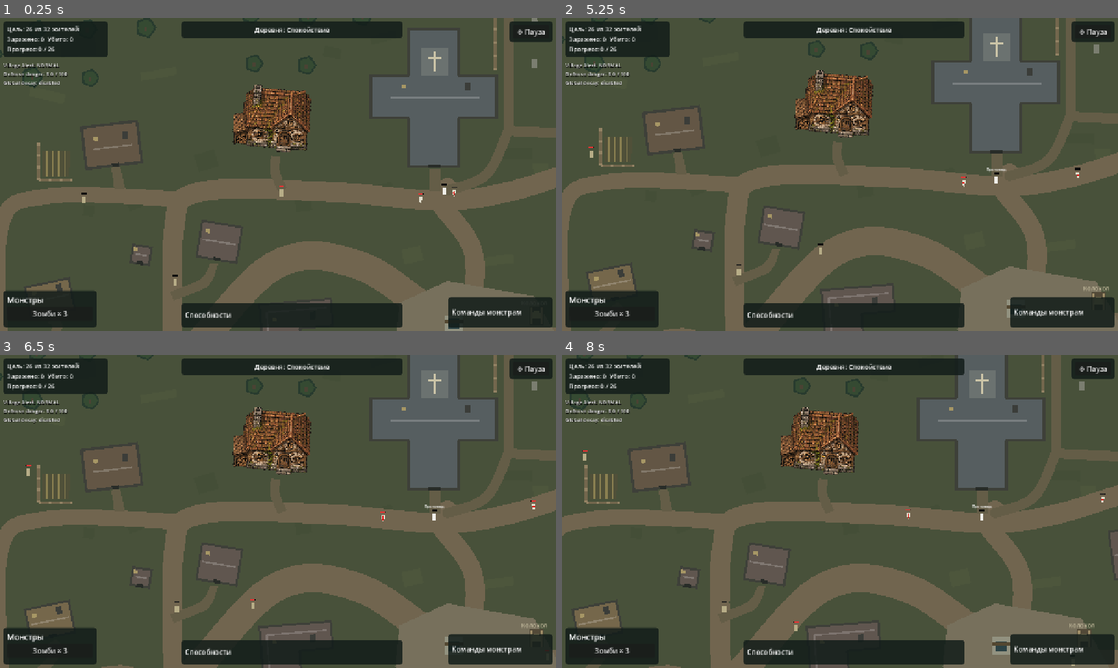
Above: before the commit, frames 1-4 (two rows, left to right).
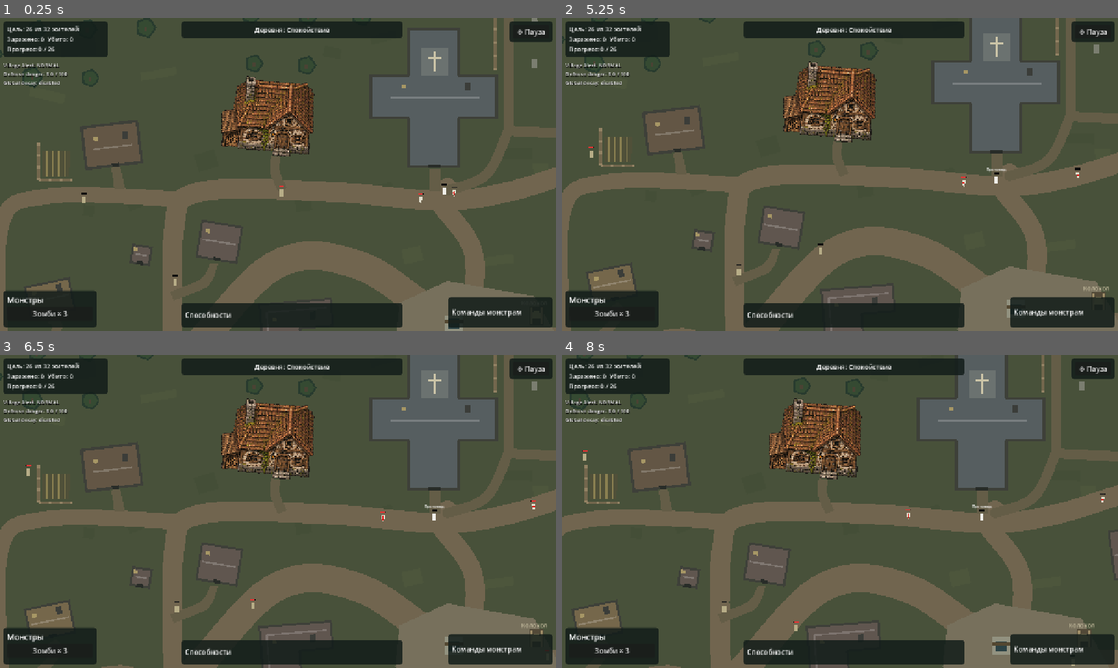
Above: after the commit, the same moments.

Repository: tivel47-ai/i-m-a-monster
Game: Godot game, scene res://scenes/visual_tests/house_visual_preview.tscn
Same seed, same stepped clock (60 frames per second), same inputs: the game is played once before the commit and once after it. This scene is started directly instead of the project's main scene.
Inputs (mouse positions are in pixels of both pictures, inside the frame that each line leads up to):
- Up to frame 1 (0.25 s): no input
- Up to frame 2 (5.25 s): click "⚙ Пауза" at 0.5 s; click "Зомби × 3" at 1.25 s; click "⚙ Пауза" at 2 s; click "Зомби × 3" at 2.75 s; click "⚙ Пауза" at 3.5 s; click "Зомби × 3" at 4.25 s; tap Enter at 5 s; move the mouse to (962, 158) at 5.02 s; tap S (camera_down) at 5.1 s; click (962, 158) at 5.17 s
- Up to frame 3 (6.5 s): drag from (166, 527) to (250, 574) at 5.77 s
- Up to frame 4 (8 s): move the mouse to (895, 442) at 6.52 s; tap D (camera_right) at 6.6 s; click (895, 442) at 6.67 s; drag from (812, 574) to (673, 464) at 7.27 s

The runs differ from the first frame. In frame 1, 2.6% of the frame differs, in the area x 39-57%, y 18-45%; in frame 2, 2.7%, in the area x 39-57%, y 13-40%; in frame 3, 2.7%; in frame 4, 2.7%.

Commit message:
Document the Complete Art Direction and AI Graphics Development Decisions adn first referenses

Diff:
--- a/scenes/visual_tests/house_visual_preview.tscn
+++ b/scenes/visual_tests/house_visual_preview.tscn
@@ -12,4 +12,4 @@
 [node name="HousePreview" type="Sprite2D" parent="."]
 texture_filter = 1
 texture = ExtResource("3_house")
-scale = Vector2(0.16, 0.16)
+scale = Vector2(0.19, 0.19)
--- a/scripts/visual_tests/house_visual_preview.gd
+++ b/scripts/visual_tests/house_visual_preview.gd
@@ -4,7 +4,7 @@
 @export var show_house_sprite := true
 
 const COTTAGE_PATH := "NavigationRegion2D/Buildings/Residential/Cottage05"
-const SPRITE_OFFSET := Vector2(-20, -22)
+const SPRITE_OFFSET := Vector2(-30, -26)
 
 @onready var village: Node2D = $VillageSimulationMap
 @onready var preview_sprite: Sprite2D = $HousePreview
Binary file added: referense/Пиксель-арт лист персонажей_ житель и зомби.png
Not shown, added: docs/art_direction.md
Not shown, changed: docs/game_design.md
Not shown, changed: docs/map_design.md
Not shown, changed: docs/technical_design.md
Not shown, changed: docs/village_simulation.md
